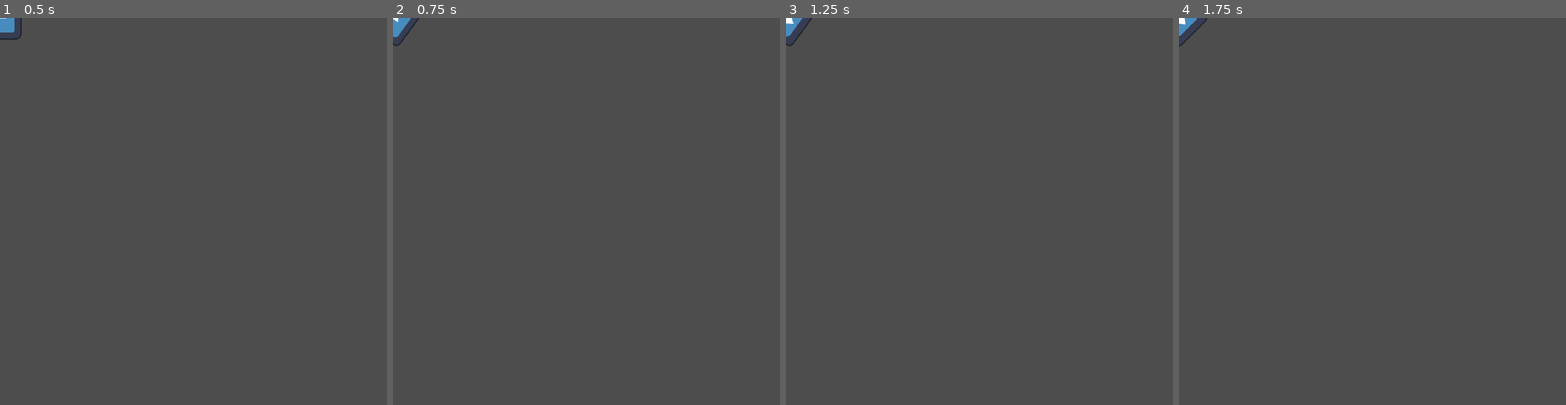
Above: before the commit, frames 1-4 (left to right).
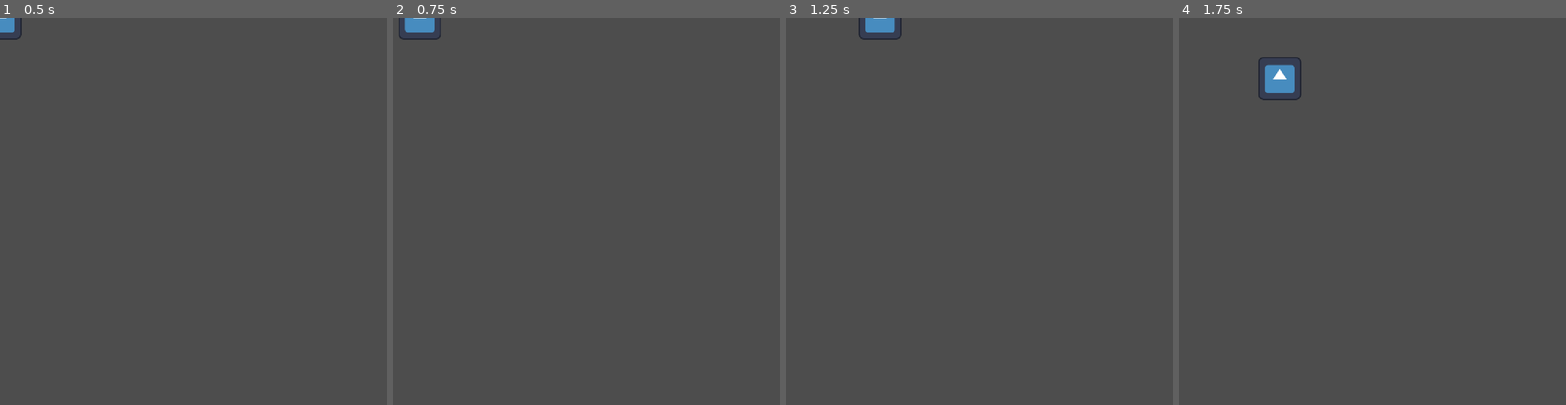
Above: after the commit, the same moments.

Repository: gkim14/CS471_LawlorsLabyrinth
Game: Godot game, scene res://scenes/Player.tscn
The game is run twice, just before and just after one commit, with the same random seed, the same clock (stepped at 60 frames per second) and the same inputs. The engine's default icon, where the game draws it, is replaced by a stand-in: a white triangle on a blue panel in a dark square.
Inputs:
- Up to frame 1 (0.5 s): no input
- Up to frame 2 (0.75 s): tap Enter at 0.5 s; hold D (right) from 0.53 s (still down)
- Up to frame 3 (1.25 s): keep holding D (right)
- Up to frame 4 (1.75 s): release D (right) at 1.28 s; hold S (down) from 1.28 s (still down)

Frame 1 is identical in both runs. In frame 2, 0.5% of the frame differs, in the area x 0-13%, y 0-8%; in frame 3, 0.5%; in frame 4, 0.9%, in the area x 0-32%, y 0-22%.

Commit message:
changed player script to work better

Diff:
--- a/scenes/Player.tscn
+++ b/scenes/Player.tscn
@@ -1,17 +1,17 @@
 [gd_scene load_steps=4 format=3 uid="uid://yldodekd0tgo"]
 
 [ext_resource type="Texture2D" uid="uid://caiwl27ufhma1" path="res://assets/icon.svg" id="1_v6fml"]
-[ext_resource type="Script" uid="uid://cbk5fn6inww3w" path="res://scripts/sprite_2d.gd" id="2_3li8b"]
+[ext_resource type="Script" uid="uid://cbk5fn6inww3w" path="res://scripts/PlayerScript.gd" id="2_3li8b"]
 
 [sub_resource type="RectangleShape2D" id="RectangleShape2D_mdl7e"]
 size = Vector2(118, 117)
 
-[node name="Player" type="Area2D"]
+[node name="Player" type="CharacterBody2D"]
+script = ExtResource("2_3li8b")
 metadata/_edit_group_ = true
 
 [node name="Sprite2D" type="Sprite2D" parent="."]
 texture = ExtResource("1_v6fml")
-script = ExtResource("2_3li8b")
 
 [node name="CollisionShape2D" type="CollisionShape2D" parent="."]
 position = Vector2(0, -0.5)
--- /dev/null
+++ b/scripts/PlayerScript.gd
@@ -0,0 +1,28 @@
+extends CharacterBody2D
+
+var speed = 400
+
+func get_input():
+	var input_direction = Input.get_vector("left", "right", "up", "down")
+	velocity = input_direction * speed
+
+func _physics_process(_delta):
+	get_input()
+	move_and_slide()
+#var angular_speed = PI
+#
+#
+#func _process(delta):
+	#var direction = 0
+	#if Input.is_action_pressed("left"):
+		#direction = -1
+	#if Input.is_action_pressed("right"):
+		#direction = 1
+#
+	#rotation += angular_speed * direction * delta
+#
+	#var velocity = Vector2.ZERO
+	#if Input.is_action_pressed("up"):
+		#velocity = Vector2.UP.rotated(rotation) * speed
+#
+	#position += velocity * delta
--- a/scripts/sprite_2d.gd
+++ /dev/null
@@ -1,20 +0,0 @@
-extends Sprite2D
-
-var speed = 400
-var angular_speed = PI
-
-
-func _process(delta):
-	var direction = 0
-	if Input.is_action_pressed("left"):
-		direction = -1
-	if Input.is_action_pressed("right"):
-		direction = 1
-
-	rotation += angular_speed * direction * delta
-
-	var velocity = Vector2.ZERO
-	if Input.is_action_pressed("up"):
-		velocity = Vector2.UP.rotated(rotation) * speed
-
-	position += velocity * delta
Renamed: scripts/sprite_2d.gd.uid -> scripts/PlayerScript.gd.uid
